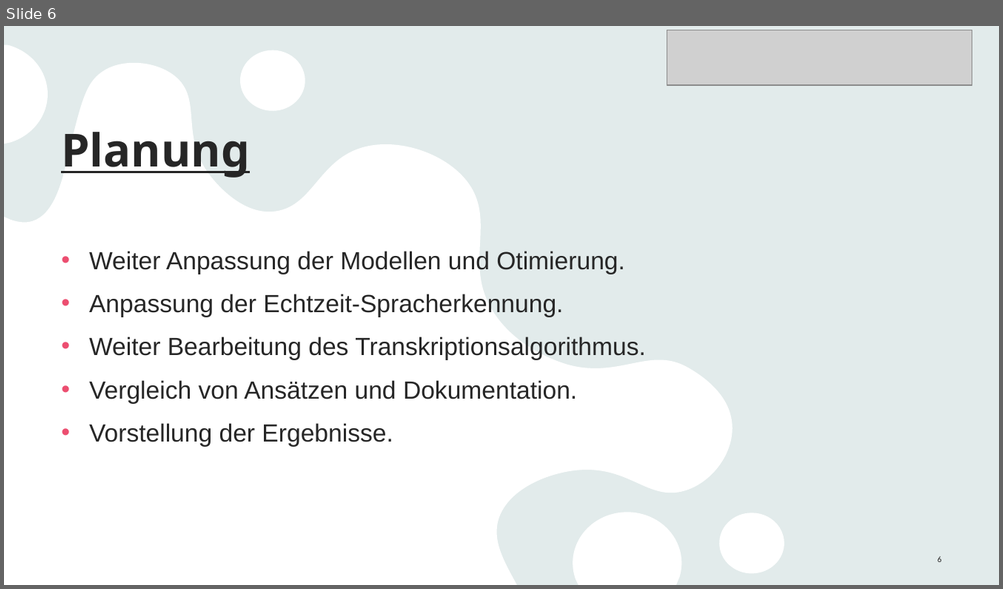
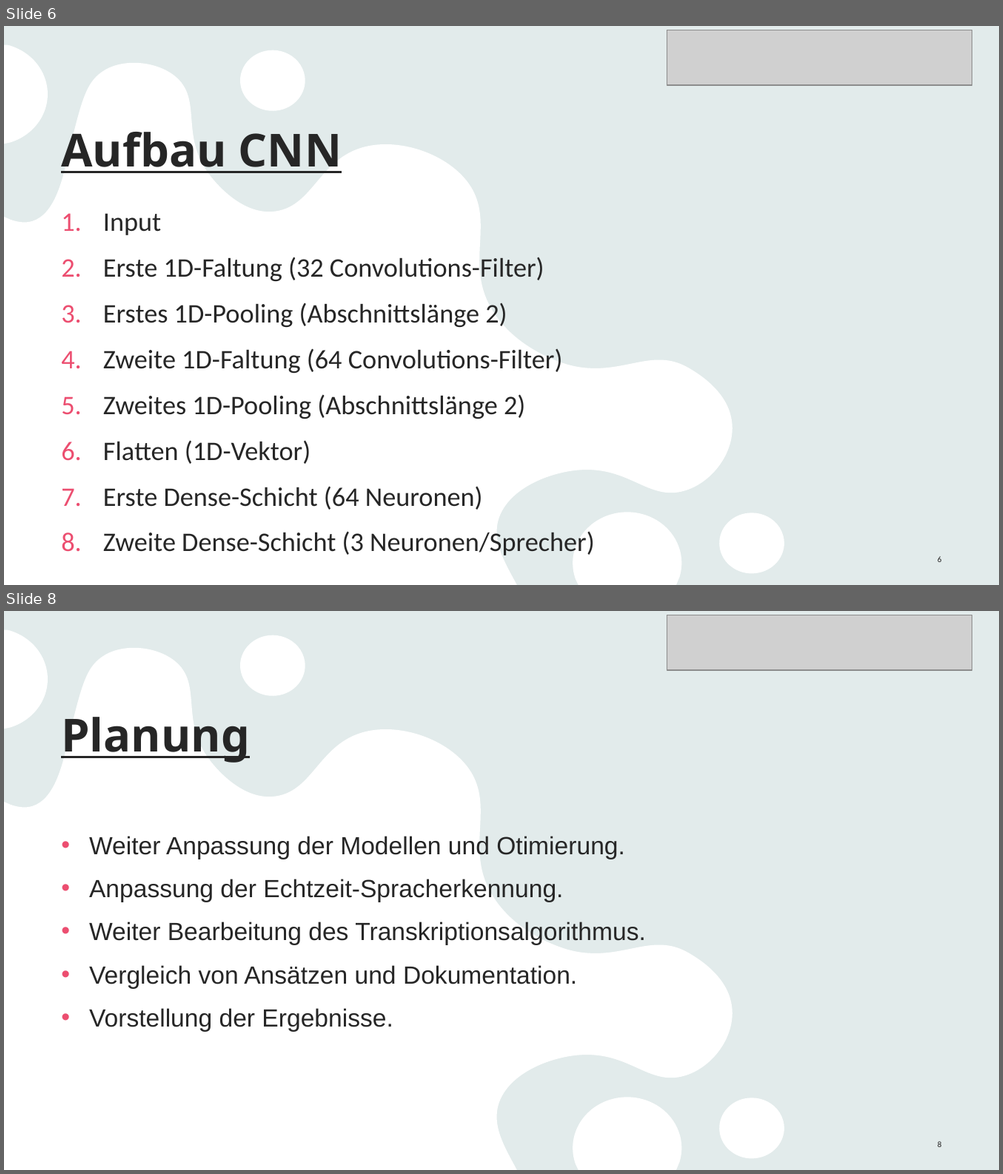
Before and after one commit to Linelle-7/Sprecherkennung-Deep-Learning-, a slide deck: VoiceRecognition_Zwischenstand.pptx. Shown one above the other, each under a label of ours: slide 6 before the commit, slides 6 and 8 after it; the slides between them are not shown. The pictures are 1003x589 and 1003x1174 pixels, drawn with LibreOffice and Linux fonts; fonts in the diff are those of the drawing; grey boxes stand for pictures. Boxes give left, top, right and bottom in pixels: in the first picture for what was removed or moved away, otherwise in the second. Text is boxed around its words. In the diff, an @@ line names an element or a change of style, - is before the commit and + after.

```diff
--- a/VoiceRecognition_Zwischenstand.pptx
+++ b/VoiceRecognition_Zwischenstand.pptx
@@ slide 6 added at (4,26,999,585), background #E9F3F3; not listed: 2 template elements that a slide beside it also shows @@
@@ picture added at (667,30,973,85) @@
@@ title added at (61,132,341,173), 44 pt, text #262626, bold, underline @@
+Aufbau CNN
@@ text added at (103,213,595,556), 25.9 pt, text #262626 @@
+1. Input
+2. Erste 1D-Faltung (32 Convolutions-Filter)
+3. Erstes 1D-Pooling (Abschnittslänge 2)
+4. Zweite 1D-Faltung (64 Convolutions-Filter)
+5. Zweites 1D-Pooling (Abschnittslänge 2)
+6. Flatten (1D-Vektor)
+7. Erste Dense-Schicht (64 Neuronen)
+8. Zweite Dense-Schicht (3 Neuronen/Sprecher)
@@ page number added at (937,557,942,562), 8 pt, text #262626 @@
+6
@@ what was slide 6 is now slide 8 @@
```
Also in this commit, not shown: 1 other slide added.
